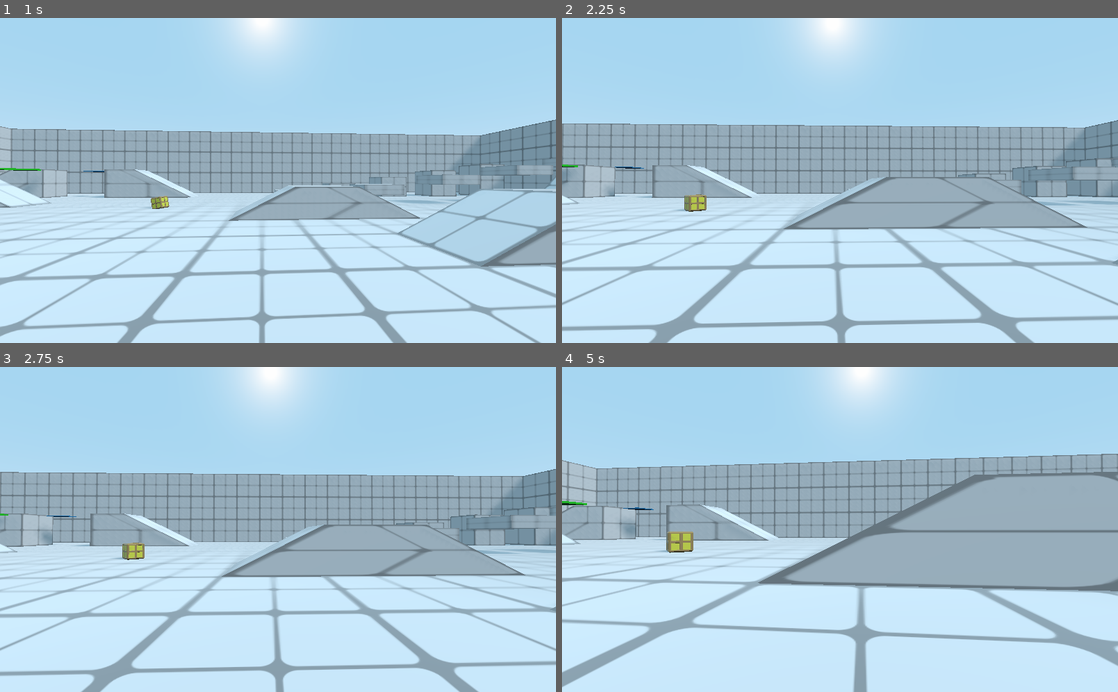
Above: before the commit, frames 1-4 (two rows, left to right).
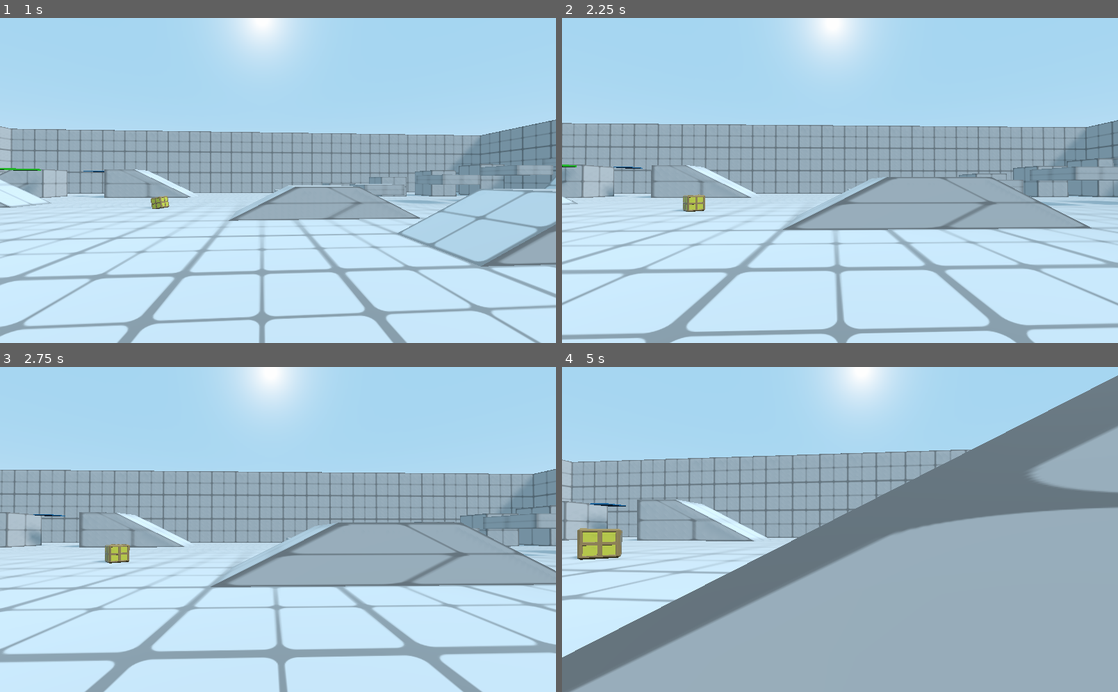
Above: after the commit, the same moments.

Repository: babypandabear3/bpb_fps_controller
Game: Godot game, scene res://demo/demo_scene.tscn
Two runs of this game, one before a commit and one after it. Both use one fixed random seed, a clock stepped at 60 frames per second and the inputs below.
Inputs (mouse positions are in pixels of both pictures, inside the frame that each line leads up to):
- Up to frame 1 (1 s): move the mouse to (305, 180) at 0.52 s; hold W (movement_forward) from 0.53 s (still down); hold Space (movement_jump) from 0.53 s (still down)
- Up to frame 2 (2.25 s): keep holding W (movement_forward); move the mouse to (812, 180) at 1.27 s; release Space (movement_jump) at 1.28 s; tap F (action_activate) at 1.35 s; tap Space (movement_jump) at 1.52, 1.55, 1.82 s; move the mouse to (851, 174) at 2.02 s; hold Space (movement_jump) from 2.03 s (still down); tap C (action_crouch_toggle) at 2.1 s
- Up to frame 3 (2.75 s): keep holding W (movement_forward); keep holding Space (movement_jump)
- Up to frame 4 (5 s): keep holding W (movement_forward); move the mouse to (834, 536) at 2.77 s; release Space (movement_jump) at 2.78 s; click (834, 536) at 2.85 s; tap Space (movement_jump) at 3.02, 3.05, 3.32, 3.77, 3.8, 4.07, 4.35, 4.52, 4.82 s; move the mouse to (878, 532) at 3.52 s; hold Shift (action_sprint) 3.53-4.28 s; move the mouse to (795, 526) at 4.27 s

Frame 1 is identical in both runs. In frame 2, 7.0% of the frame differs, in the area x 0-100%, y 32-100%; in frame 3, 17%; in frame 4, 47%, in the area x 0-100%, y 2-100%.

Commit message:
fix climb ledge

Diff:
--- a/player_controller/Player.gd
+++ b/player_controller/Player.gd
@@ -5,7 +5,7 @@
 signal body_just_jump
 signal body_just_crouch
 signal body_just_stand
-
+signal body_start_climb
 
 enum STATELIST {
 	WALK,
@@ -72,10 +72,12 @@
 
 var activate_data = {}
 
-var climb_target = Vector3()
+var climb_target0 = Vector3()
+var climb_target1 = Vector3()
 var climb_timer = 0
 var climb_timeout = 0.6
-
+var climb_phase = 0
+var climb_y_addition = 0
 var climb_stair = false
 
 var automove_dir = Vector3()
@@ -140,6 +142,16 @@
 	ray_stair2.add_exception(self)
 
 	air_borne_disable_snap = coyote_time + 0.1
+
+	match crouch_anim:
+		"C0.6":
+			climb_y_addition = 0.3
+		"C0.7":
+			climb_y_addition = 0.4
+		"C0.8":
+			climb_y_addition = 0.5
+		"C0.9":
+			climb_y_addition = 0.6
 
 func get_default_activate_data():
 	activate_data.mouse_sensitivity = MOUSE_SENSITIVITY
@@ -377,9 +389,7 @@
 		velocity_v += impulse * Vector3(1,0,1)
 		impulse = Vector3.ZERO
 
-	#IF JUST LANDED, HALVED HORIZONTAL VELOCITY SO PLAYER DON'T SLIDE WHEN JUMP TO MOVING PLATFORM
-	if just_landed:
-		velocity_h *= 0.5
+
 
 	velocity = velocity_h + velocity_v
 
@@ -389,7 +399,11 @@
 
 	#ADD FLOOR VELOCITY FOR MOVING PLATFORM
 	if is_on_floor():
-		velocity += get_floor_velocity() * delta
+		#IF JUST LANDED, HALVED HORIZONTAL VELOCITY SO PLAYER DON'T SLIDE WHEN JUMP TO MOVING PLATFORM
+		if just_landed:
+			velocity_h *= 0.5
+		else:
+			velocity += get_floor_velocity() * delta
 
 	#RECOIL
 	var recoil_force = (global_transform.basis.x * recoil.x) + (global_transform.basis.y * recoil.y) + (global_transform.basis.z * recoil.z)
@@ -457,25 +471,38 @@
 func start_climb():
 	#START CLIMBING LOGIC
 	state = STATELIST.CLIMB
-	climb_target = ray_climb3.get_collision_point()
+	climb_target1 = ray_climb3.get_collision_point()
+	var y_diff = climb_target1.y - global_transform.origin.y + climb_y_addition
+	climb_target0 = global_transform.origin + Vector3(0, y_diff, 0)
+	climb_phase = 0
 	climb_timer = climb_timeout
 	if body_height != BODY_HEIGHT_LIST.CROUCH:
 		ap.play(crouch_anim)
-
+	emit_signal("body_start_climb")
 
 func do_climb(delta):
-	dir = (climb_target - global_transform.origin).normalized()
-	dir.y += 0.1 #this is a fix to avoid getting stuck when climbing
+	if climb_phase == 0:
+		dir = (climb_target0 - global_transform.origin).normalized()
+		if global_transform.origin.distance_to(climb_target0) < 0.1:
+			climb_phase += 1
+	else:
+		dir = -global_transform.basis.z * 0.3
 	velocity = dir * speed_h_max * delta
 
 	var _vel = move_and_slide(velocity)
 
-	prev_vel_h = velocity
+	prev_vel_h = velocity * Vector3(1,0,1)
 	prev_vel_v = Vector3.ZERO
 
 	climb_timer -= delta
 	if climb_timer <= 0:
 		start_walk()
+		speed_v = 0
+
+	if global_transform.origin.distance_to(climb_target1) < 0.1:
+		start_walk()
+		speed_v = 0
+
 
 func start_fly():
 	state = STATELIST.FLY
